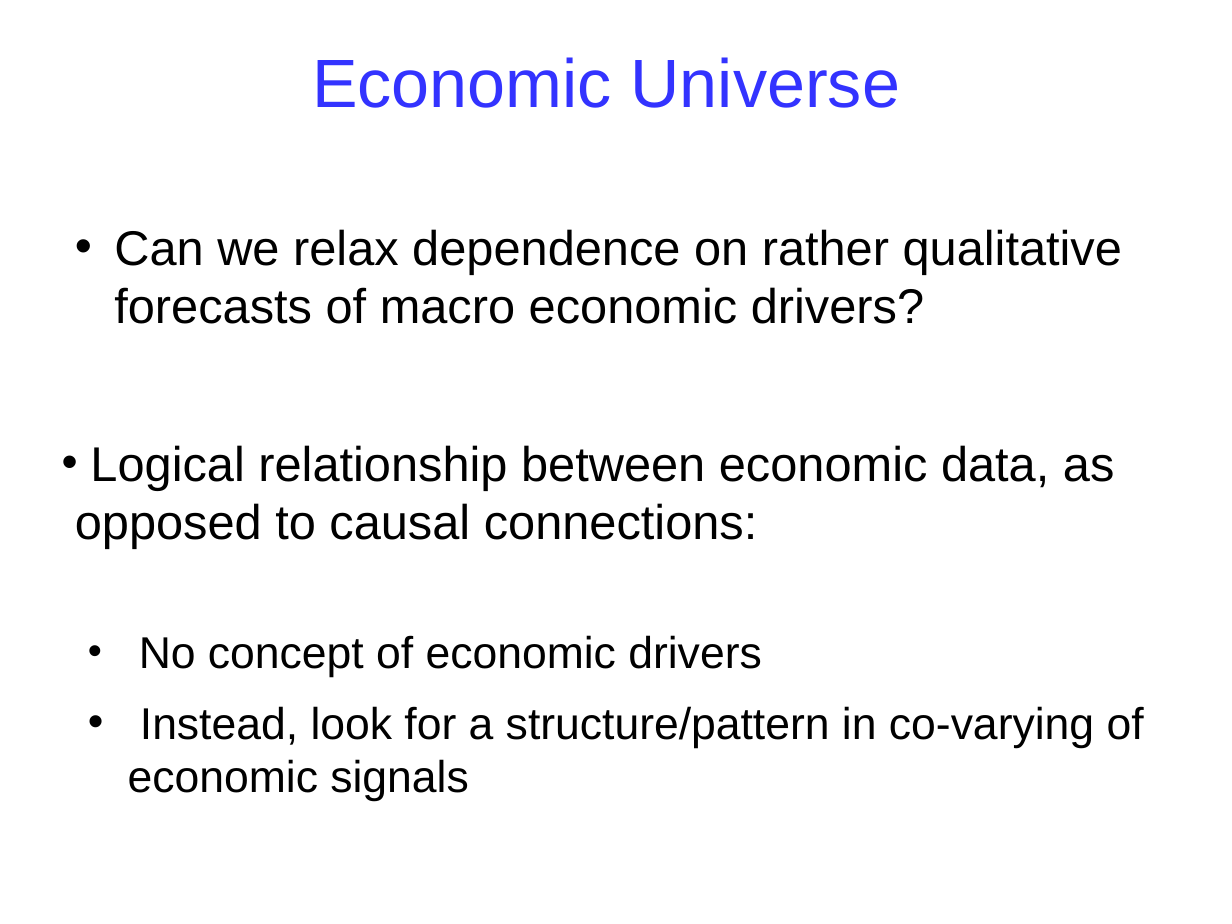
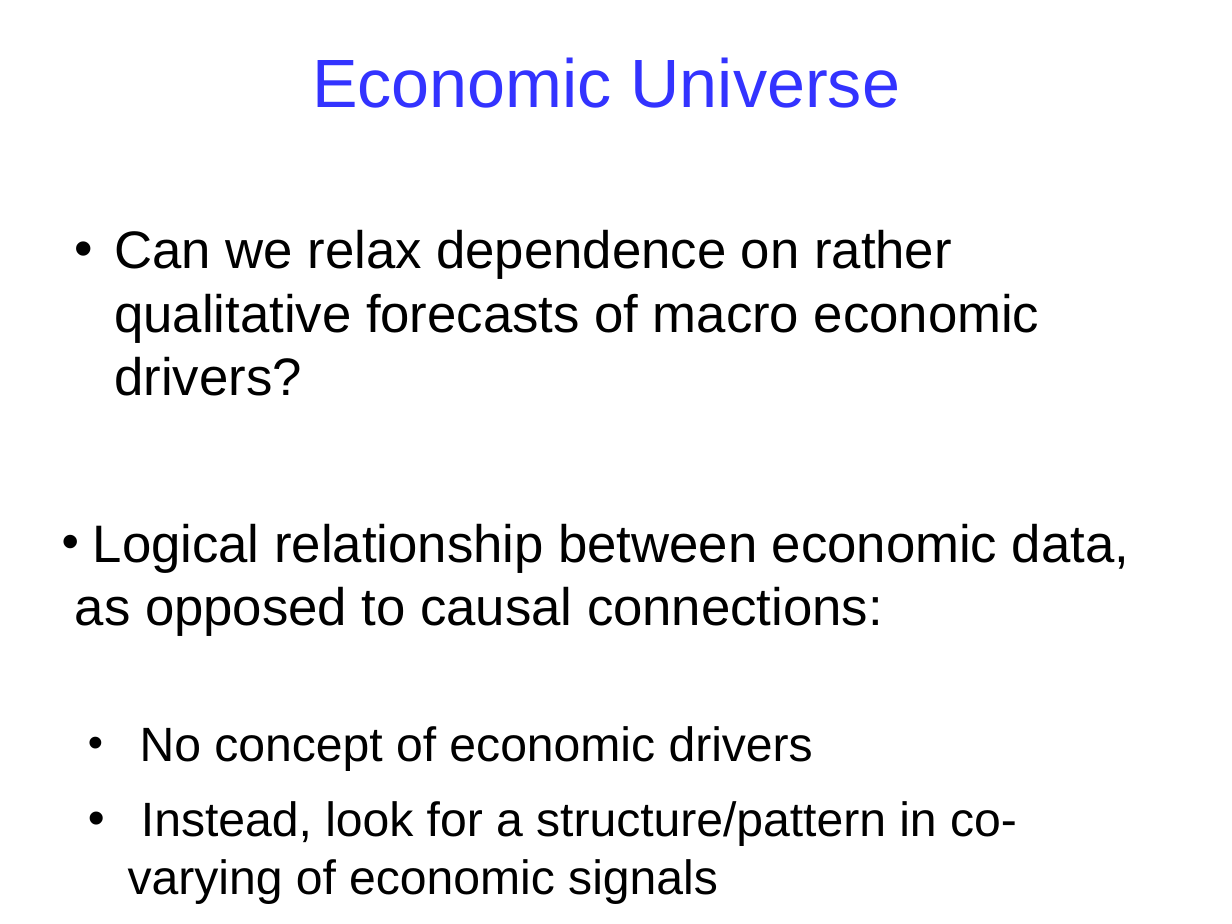
Before and after one commit to babakopti/opti-trade, a slide deck: slide 18 of presentations/initial-presentation.odp. Drawn at 1232x924 pixels with LibreOffice and Linux fonts; fonts in the diff are those of the drawing. Boxes give left, top, right and bottom in pixels: in the first picture for what was removed or moved away, otherwise in the second. Text is boxed around its words. In the diff, an @@ line names an element or a change of style, - is before the commit and + after.

Commit message:
Adding updated presentations

```diff
--- a/presentations/initial-presentation.odp
+++ b/presentations/initial-presentation.odp
@@ text "Can we relax dependence on ..." at (75,229,1129,904): size 31.4 to 34 pt in "Can we relax dependence on rather qualitative ...", "Logical relationship between economic data, as opposed ..."; highlight #FFFFFF to none; size 28.7 to 31 pt in "No concept of economic drivers", "Instead, look for a structure/pattern in co-varying ..." @@
```
Also in this commit, not shown: 36 other slides changed, 1 slide removed, 1 other file.
